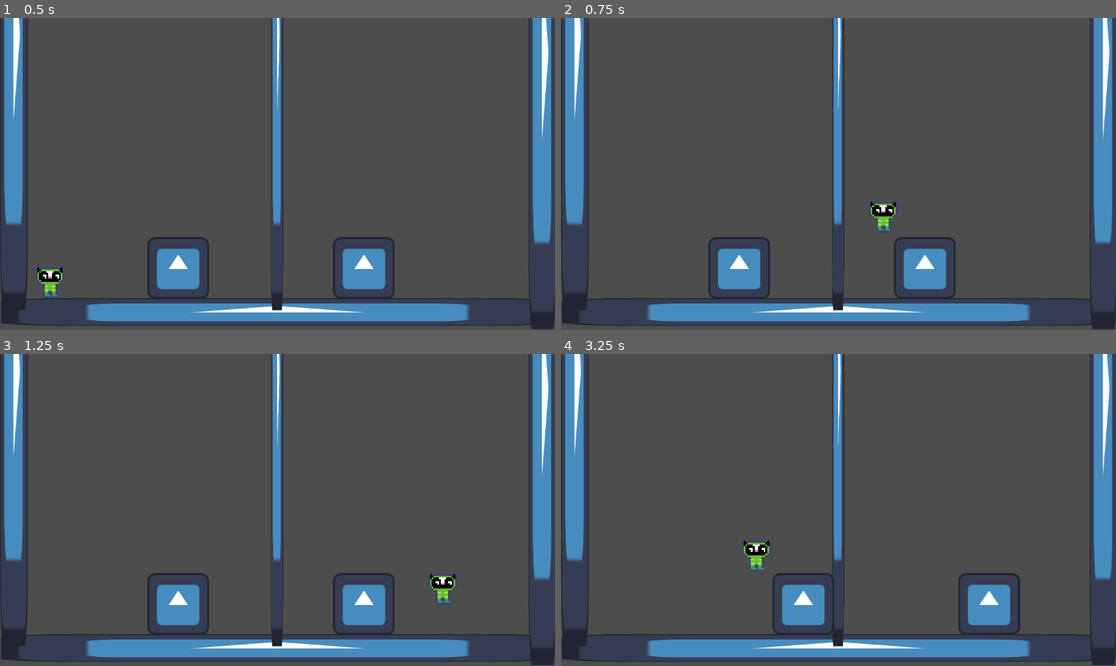
Above: before the commit, frames 1-4 (two rows, left to right).
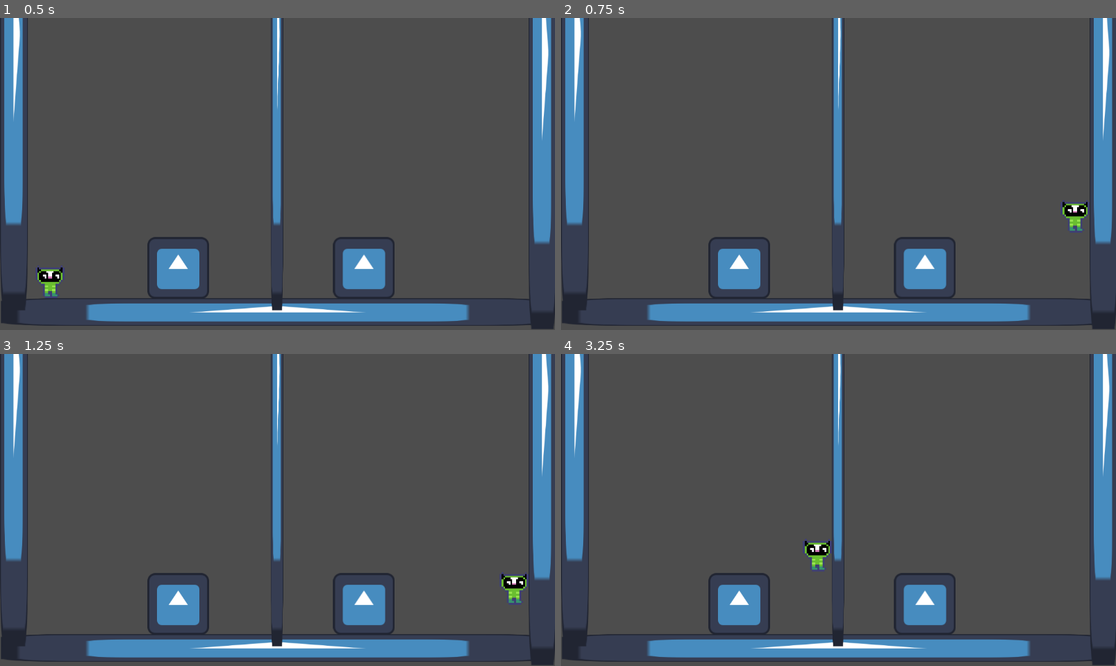
Above: after the commit, the same moments.

Repository: Boyloytt/Game-Jam-2-5-2026
Game: Godot game, scene res://Scenes/main.tscn
The game is run twice, just before and just after one commit, with the same random seed, the same clock (stepped at 60 frames per second) and the same inputs. The project has no main scene, so this scene is started directly. The engine's default icon, where the game draws it, is replaced by a stand-in: a white triangle on a blue panel in a dark square.
Inputs:
- Up to frame 1 (0.5 s): no input
- Up to frame 2 (0.75 s): tap Enter (ui_accept) at 0.5 s; hold Right (ui_right) from 0.53 s (still down); tap E (Switch) at 0.6 s
- Up to frame 3 (1.25 s): keep holding Right (ui_right); tap Enter (ui_accept) at 0.77 s
- Up to frame 4 (3.25 s): tap E (Switch) at 1.35, 2.1, 2.85 s; tap Enter (ui_accept) at 1.52, 3.02 s; release Right (ui_right) at 2.03 s; hold Left (ui_left) 2.03-2.78 s; hold Right (ui_right) from 2.78 s (still down)

Frame 1 is identical in both runs. In frame 2, 0.8% of the frame differs, in the area x 55-96%, y 58-69%; in frame 3, 0.8%; in frame 4, 5.9%, in the area x 26-83%, y 59-90%.

Commit message:
Switch fix

Diff:
--- a/Assets/Scripts/player.gd
+++ b/Assets/Scripts/player.gd
@@ -1,10 +1,14 @@
 extends CharacterBody2D
+@onready var middle_barrier: StaticBody2D = $"../MiddleBarrier"
 
 
 const SPEED = 500.0
 const JUMP_VELOCITY = -800.0
 const push_force = 70.0
 const HALFWAY_DISTANCE = 550.0
+var leftSide = true
+var rightSide = false
+
 
 func _physics_process(delta: float) -> void:
 	# Add the gravity.
@@ -16,10 +20,18 @@
 		velocity.y = JUMP_VELOCITY
 	# Handle Switch.
 	if Input.is_action_just_pressed("Switch"):
-		if global_position.x < 576:
-			global_position += Vector2(HALFWAY_DISTANCE, 0)
+		var distFromCen = abs(middle_barrier.global_position.x - global_position.x) * 2
+		var vec = Vector2(distFromCen, 0)
+		if leftSide:
+			global_position += vec
+			leftSide = false
 		else:
-			global_position -= Vector2(HALFWAY_DISTANCE, 0)
+			global_position -= vec
+			leftSide = true
+		#if global_position.x < 576:
+			#global_position += Vector2(HALFWAY_DISTANCE, 0)
+		#else:
+			#global_position -= Vector2(HALFWAY_DISTANCE, 0)
 	# Get the input direction and handle the movement/deceleration.
 	var direction := Input.get_axis("ui_left", "ui_right")
 	if direction:
--- a/Scenes/main.tscn
+++ b/Scenes/main.tscn
@@ -50,15 +50,15 @@
 shape = SubResource("RectangleShape2D_bo1nx")
 debug_color = Color(2.5027991e-06, 0.56087446, 0.88284624, 0.41960785)
 
-[node name="StaticBody2D4" type="StaticBody2D" parent="."]
+[node name="MiddleBarrier" type="StaticBody2D" parent="."]
 position = Vector2(575, 32.999996)
 rotation = 1.5707964
 scale = Vector2(8.97, 0.2)
 
-[node name="Sprite2D" type="Sprite2D" parent="StaticBody2D4"]
+[node name="Sprite2D" type="Sprite2D" parent="MiddleBarrier"]
 texture = ExtResource("2_bo1nx")
 
-[node name="CollisionShape2D" type="CollisionShape2D" parent="StaticBody2D4"]
+[node name="CollisionShape2D" type="CollisionShape2D" parent="MiddleBarrier"]
 position = Vector2(0, 0.1003418)
 shape = SubResource("RectangleShape2D_bo1nx")
 debug_color = Color(2.5027991e-06, 0.56087446, 0.88284624, 0.41960785)
Not shown: 3 places in Assets/Nodes/boxPairPhase.tscn that only renumber resources
